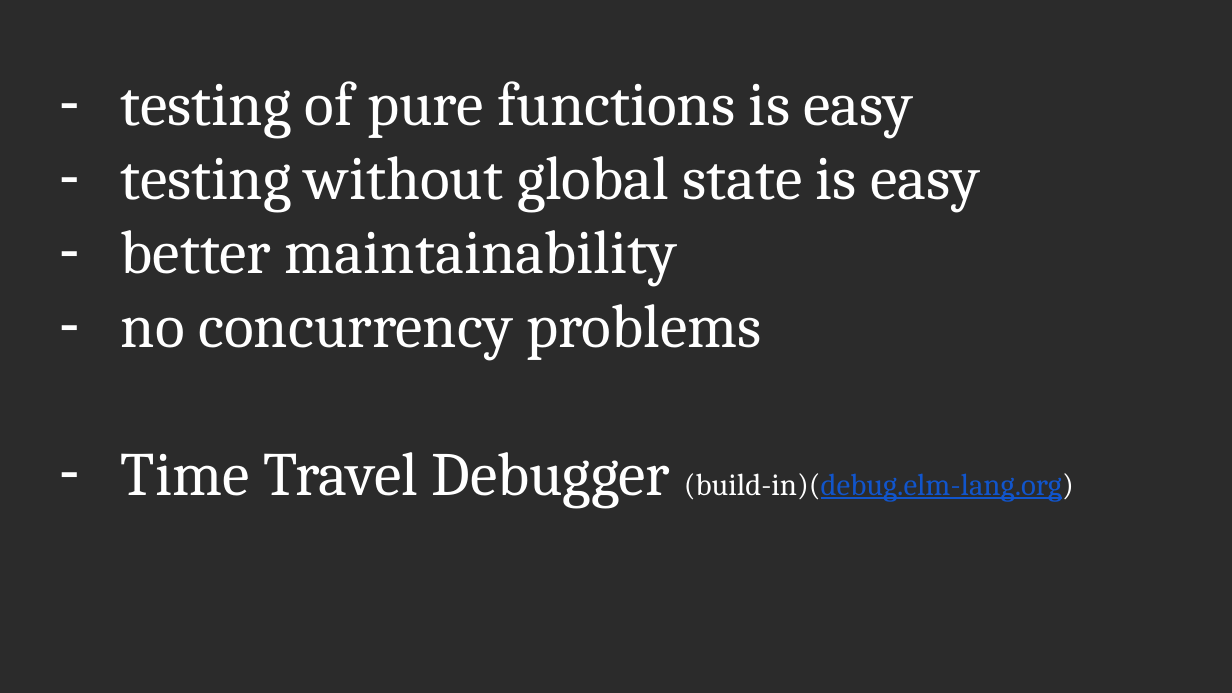
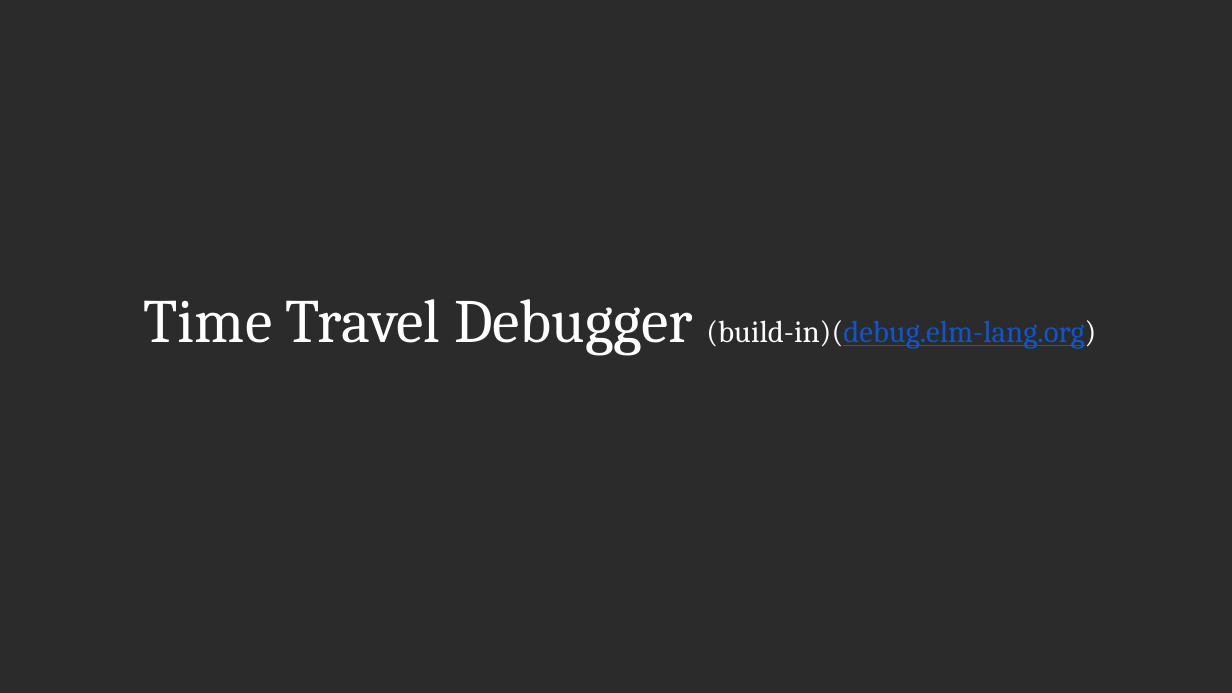
Before and after one commit to scameronde/elm-et2017, a slide deck: slide 27 of Elm.pptx (slide 18 before the commit). Drawn at 1232x693 pixels with LibreOffice and Linux fonts; fonts in the diff are those of the drawing; background and template pictures are left out; a plain dark background stands for a picture behind light text. Boxes give left, top, right and bottom in pixels: in the first picture for what was removed or moved away, otherwise in the second. Text is boxed around its words. In the diff, an @@ line names an element or a change of style, - is before the commit and + after.

```diff
--- a/Elm.pptx
+++ b/Elm.pptx
@@ text "Time Travel Debugger (build-in)(debug.elm-lang.org)" at [144, 299, 1096, 356]: alignment left to centre; bullet - to none; vertical alignment top to middle @@
@@ text at [121, 81, 981, 361]: paragraphs removed @@
-– testing of pure functions is easy
-– testing without global state is easy
-– better maintainability
-– no concurrency problems
```
Also in this commit, not shown: 25 other slides changed, 9 slides added, 2 slides removed.
